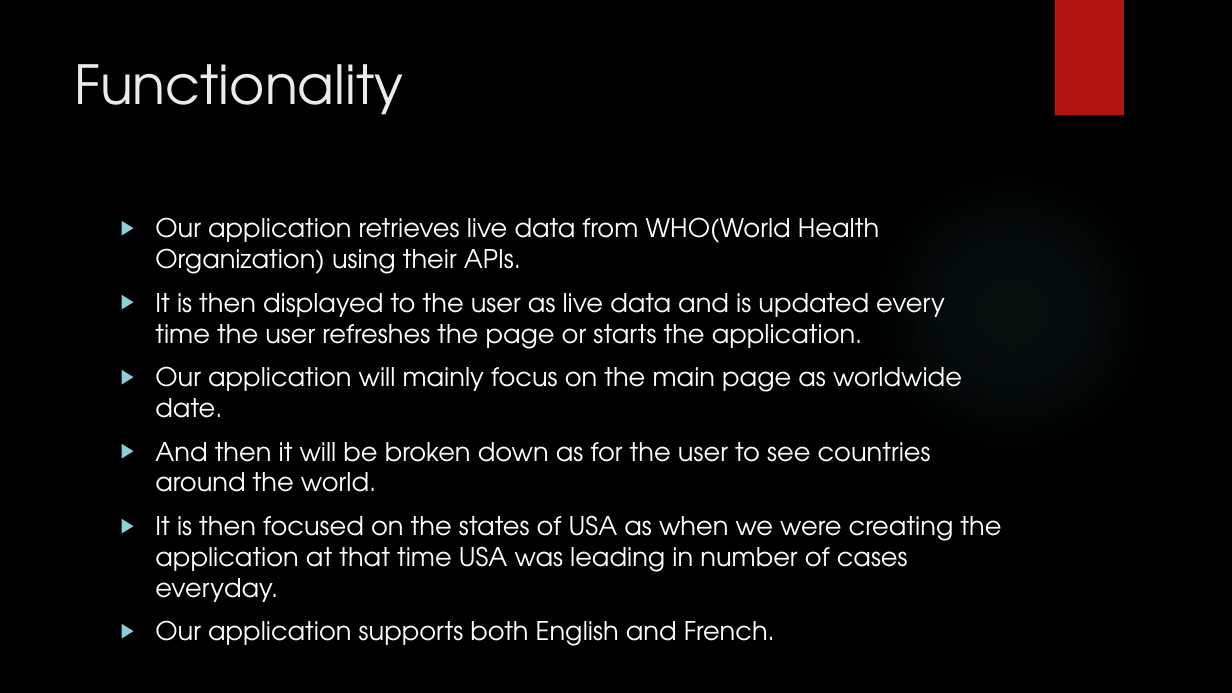
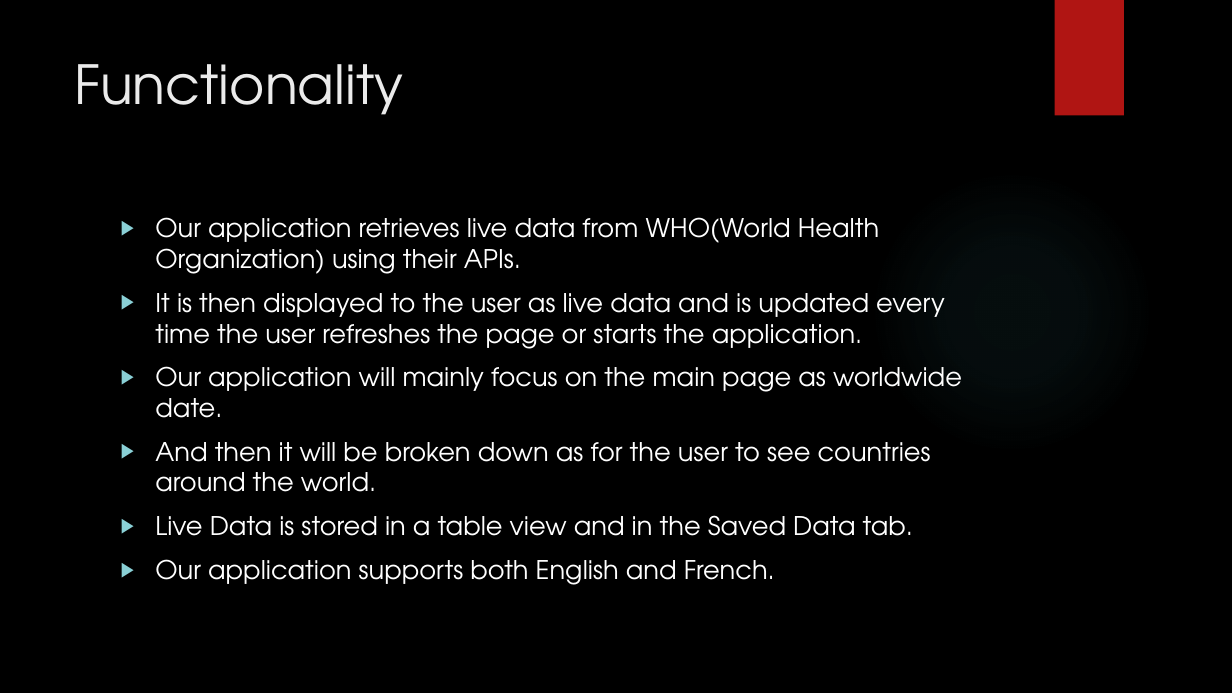
Before and after one commit to TsidAznar/WAPCENG319, a slide deck: slide 3 of Final Presentation.pptx. Drawn at 1232x693 pixels with LibreOffice and Linux fonts; fonts in the diff are those of the drawing; background and template pictures are left out. Boxes give left, top, right and bottom in pixels: in the first picture for what was removed or moved away, otherwise in the second. Text is boxed around its words. In the diff, an @@ line names an element or a change of style, - is before the commit and + after.

```diff
--- a/Final Presentation.pptx
+++ b/Final Presentation.pptx
@@ text at (155,515,913,536): text changed @@
-▶ It is then focused on the states of USA as when we were creating the application at that time USA was leading in number of cases everyday.
+▶ Live Data is stored in a table view and in the Saved Data tab.
```
